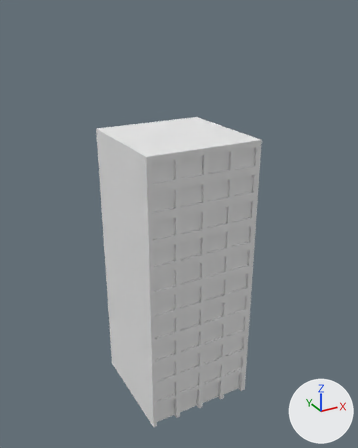
The OBJ model assets/3DModles_ENV/House_2.obj: old version first, new version second.
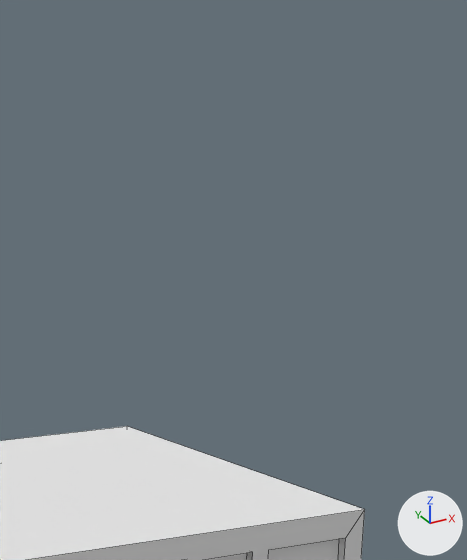
Old and new are each drawn whole from a camera (50 mm lens) standing at (-76.7, -141.9, 88.4) and looking at (1.2, -0.3, 17.6) and again close up on the part from 45% to 81% of the width and 0% to 34% of the height. The lights are fixed; the arrows at lower right show +X, +Y and +Z. The last two pictures show the newer version. The close-ups show mesh edges as thin lines. Where no turn or scale is listed for an object, it has been applied to the vertices.
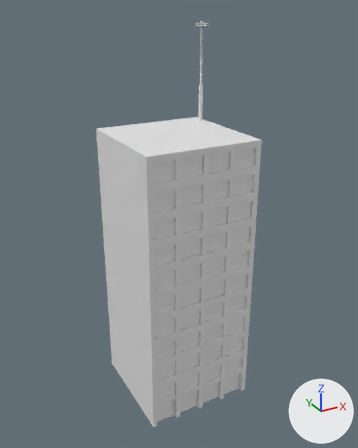
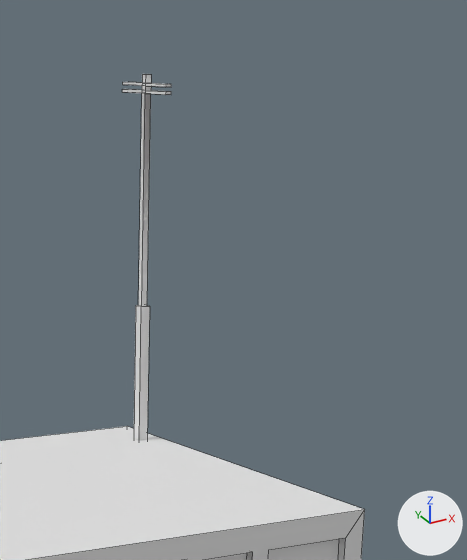
The newer file is also turned or shifted as a whole; pictures and numbers use the older file's frame.

The change in detail:
me_cube_008 is used by ob_cube_008; location (0.0, 0.0, 0.0).
me_cube_008 had 715 vertices, 493 faces and spanned x -20.0..20.0, y -20.0..20.0, z -50.0..50.0.
me_cube_008 no longer uses material mat_material (white #e7e7e7).
me_cube_008 now has 767 vertices, 543 faces and spans x -20.0..20.0, y -20.0..20.0, z -50.0..83.9.
me_cube_008 part 1: a new loose piece of 52 vertices spanning x 17.3..18.3, y 9.9..17.6, z 49.8..83.9.

Location of each change, [x1, y1, x2, y2] in pixels of the close-ups (467 x 560 px):
'Cube.008', reshaped
    before: [0, 426, 365, 560]
    after: [0, 74, 365, 560]
part 1 of me_cube_008, added
    after: [122, 74, 171, 441]
